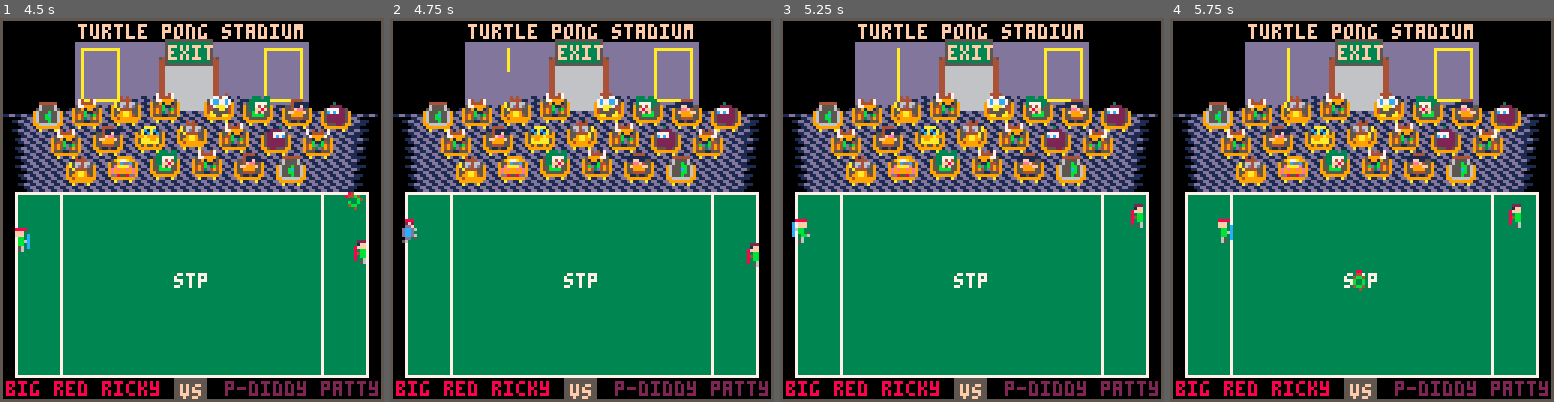
Above: before the commit, frames 1-4 (left to right).
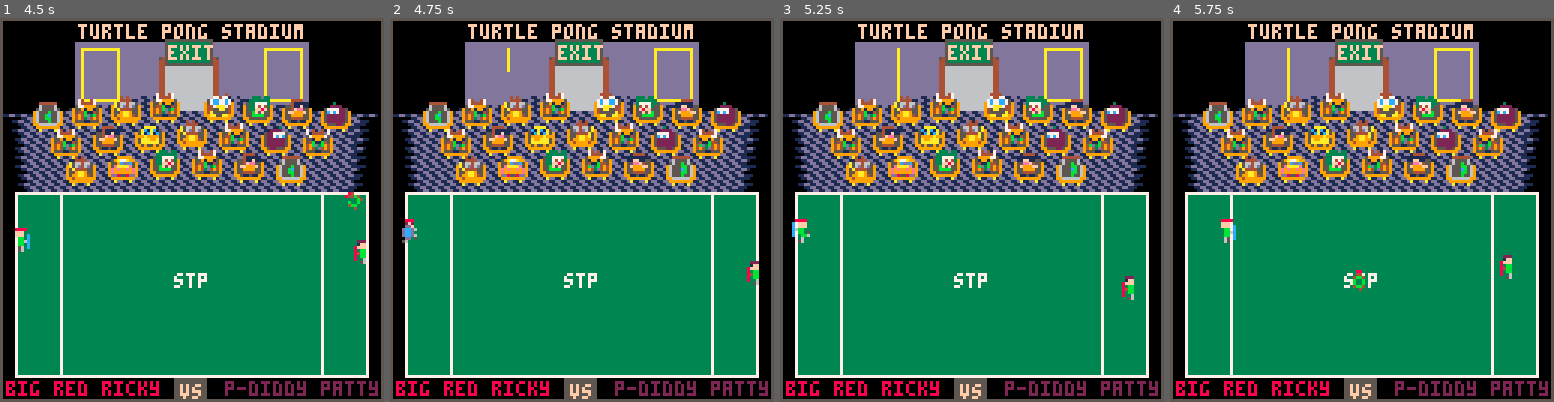
Above: after the commit, the same moments.

Repository: topromulan/STP4
Game: PICO-8 cartridge stp4.p8
The game is run twice, just before and just after one commit, with the same random seed, the same clock (stepped at 60 frames per second) and the same inputs.
Inputs:
- Up to frame 1 (4.5 s): tap O (Z key) at 0.33, 1.07, 2.22, 3.72 s; tap Down at 0.7 s; tap X (X key) at 1.43, 2.07, 2.82, 3.57, 4.32 s; hold Up 1.97-2.63 s; hold Right 2.68-3.02 s; hold Down 3.07-3.73 s; hold Left 3.78-4.12 s; hold Up from 4.17 s (still down)
- Up to frame 2 (4.75 s): release Up at 4.5 s; hold Left from 4.55 s (still down)
- Up to frame 3 (5.25 s): release Left at 5.05 s; tap X (X key) at 5.07 s; hold Right from 5.1 s (still down); tap O (Z key) at 5.22 s
- Up to frame 4 (5.75 s): keep holding Right

Frame 1 is identical in both runs. In frame 2, 0.3% of the frame differs, in the area x 92-97%, y 58-70%; in frame 3, 0.3%; in frame 4, 0.5%, in the area x 12-92%, y 48-68%.

Commit message:
amble when up for grabs

Diff:
--- a/stp4.p8
+++ b/stp4.p8
@@ -1203,7 +1203,8 @@
  if(rnd()>0.5) players[p].js["l"]=1
  if(rnd()>0.5) players[p].js["r"]=1
 
- if(players[p%2+1].holding or p!=oddball.approaching_player) then
+
+ if(oddball.upforgrabs or players[p%2+1].holding or p!=oddball.approaching_player) then
   --amble toward midfield
   if(players[p].y<midfield and rnd()>0.5) players[p].js["d"]=1
   if(players[p].y>midfield and rnd()>0.5) players[p].js["u"]=1
